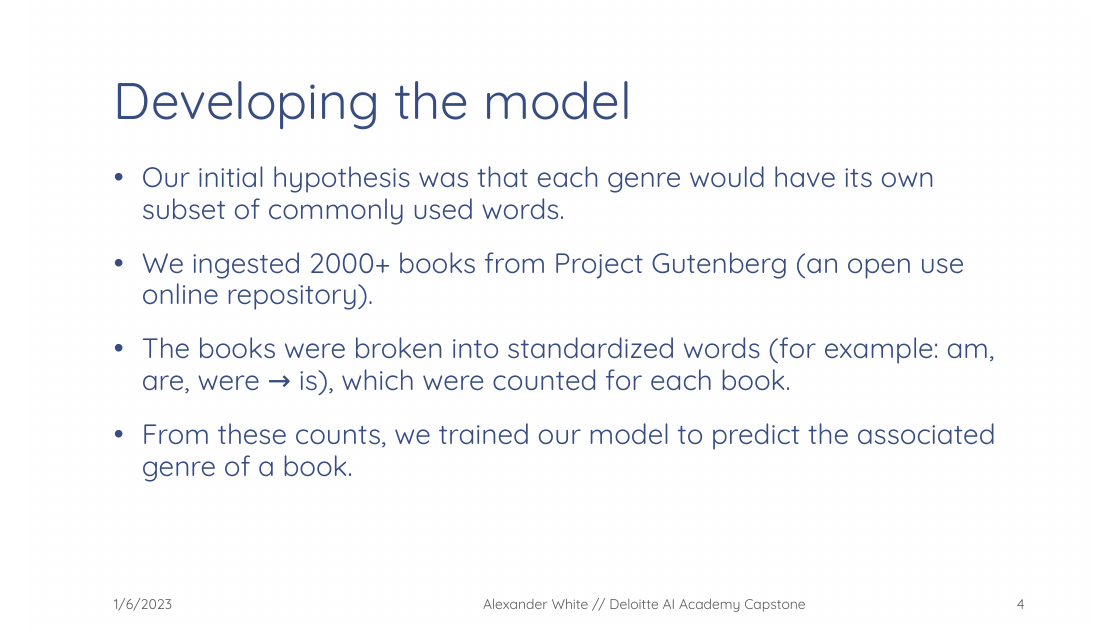
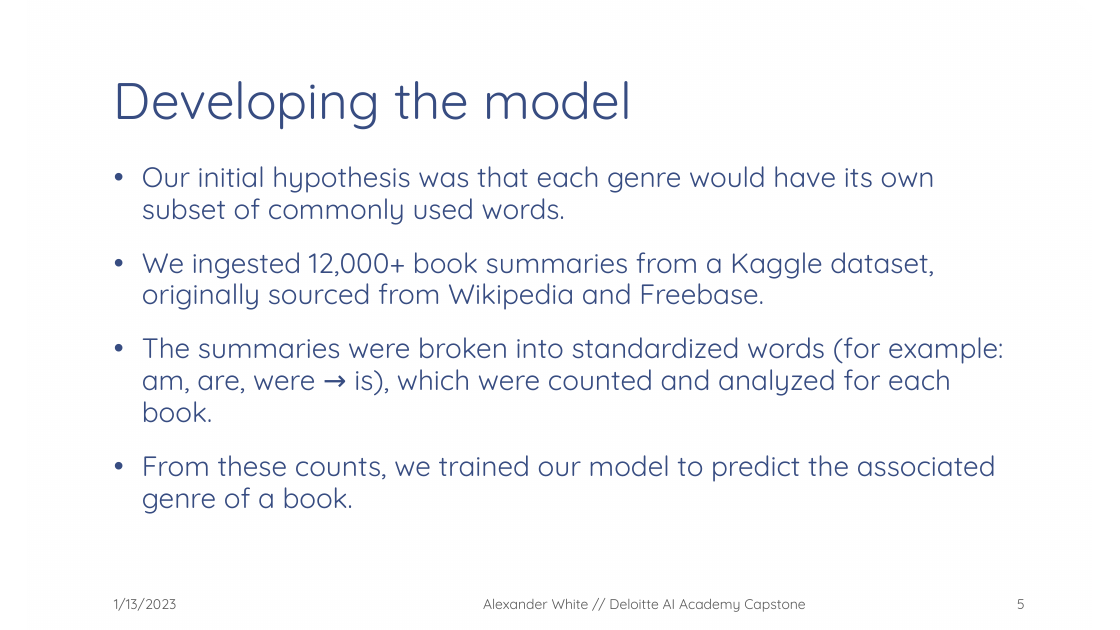
Before and after one commit to SolivagantAI/AI-Academy-Capstone, a slide deck: slide 5 of Presentations/Machine Learning in the Milieu.pptx (slide 4 before the commit). Drawn at 1120x630 pixels with LibreOffice and Linux fonts; fonts in the diff are those of the drawing; background and template pictures are left out. Boxes give left, top, right and bottom in pixels: in the first picture for what was removed or moved away, otherwise in the second. Text is boxed around its words. In the diff, an @@ line names an element or a change of style, - is before the commit and + after.

```diff
--- a/Presentations/Machine Learning in the Milieu.pptx
+++ b/Presentations/Machine Learning in the Milieu.pptx
@@ text at <box>142,252,1003,423</box>: text changed @@
-• We ingested 2000+ books from Project Gutenberg (an open use online repository).
-• The books were broken into standardized words (for example: am, are, were → is), which were counted for each book.
+• We ingested 12,000+ book summaries from a Kaggle dataset, originally sourced from Wikipedia and Freebase.
+• The summaries were broken into standardized words (for example: am, are, were → is), which were counted and analyzed for each book.
@@ text at <box>114,598,177,611</box>: text changed @@
-1/6/2023
+1/13/2023
@@ page number at <box>1017,599,1025,609</box>: text changed @@
-4
+5
```
Also in this commit, not shown: 6 other slides changed, 6 slides added, 1 slide removed, 1 other file.
